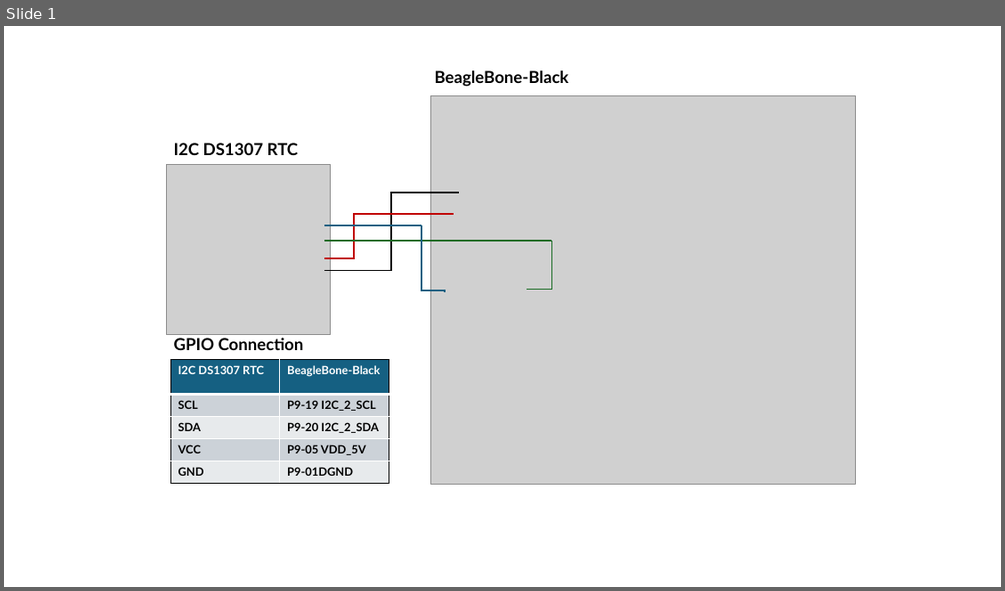
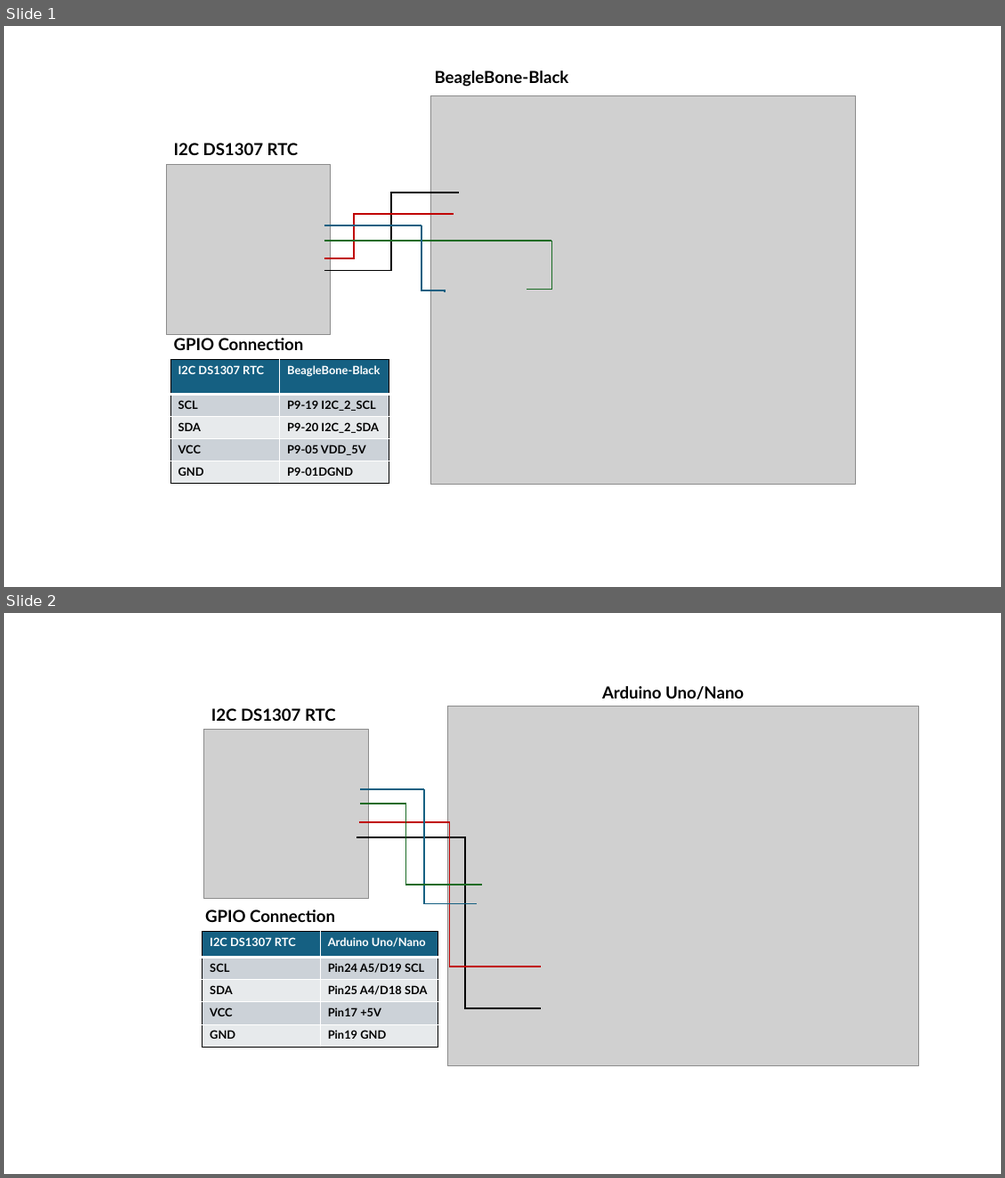
Before and after one commit to LiuYuancheng/Configure_DS1307_RTC_on_BBB_Arduino_RsPI, a slide deck: doc/designDoc.pptx. Shown one above the other, each under a label of ours: slide 1 before the commit, slides 1 and 2 after it. The pictures are 1005x591 and 1005x1178 pixels, drawn with LibreOffice and Linux fonts; fonts in the diff are those of the drawing; grey boxes stand for pictures. Boxes give left, top, right and bottom in pixels: in the first picture for what was removed or moved away, otherwise in the second. Text is boxed around its words. In the diff, an @@ line names an element or a change of style, - is before the commit and + after.

```diff
--- a/doc/designDoc.pptx
+++ b/doc/designDoc.pptx
@@ slide 2 added at [4,613,1001,1174], background #FFFFFF @@
@@ text added at [602,686,744,699], 16 pt, text #000000, bold @@
+Arduino Uno/Nano
@@ text added at [211,708,336,721], 16 pt, text #000000, bold @@
+I2C DS1307 RTC
@@ picture added at [447,706,919,1066] @@
@@ picture added at [203,729,368,899] @@
@@ line added from (360, 789) to (424, 789), #156082 1.5 pt @@
@@ elbow line added from (424, 789) to (477, 904), #156082 1.5 pt @@
@@ elbow line added from (358, 822) to (540, 966), #C00000 1.5 pt @@
@@ elbow line added from (360, 803) to (483, 884), #196B24 1.5 pt @@
@@ elbow line added from (357, 837) to (540, 1008), #000000 1.5 pt @@
@@ table added at [202,932,438,1046], 5 rows, 2 columns @@
+I2C DS1307 RTC | Arduino Uno/Nano
+SCL | Pin24 A5/D19 SCL
+SDA | Pin25 A4/D18 SDA
+VCC | Pin17 +5V
+GND | Pin19 GND
@@ text added at [205,909,335,922], 16 pt, text #000000, bold @@
+GPIO Connection
```
Also in this commit, not shown: 5 other files.
